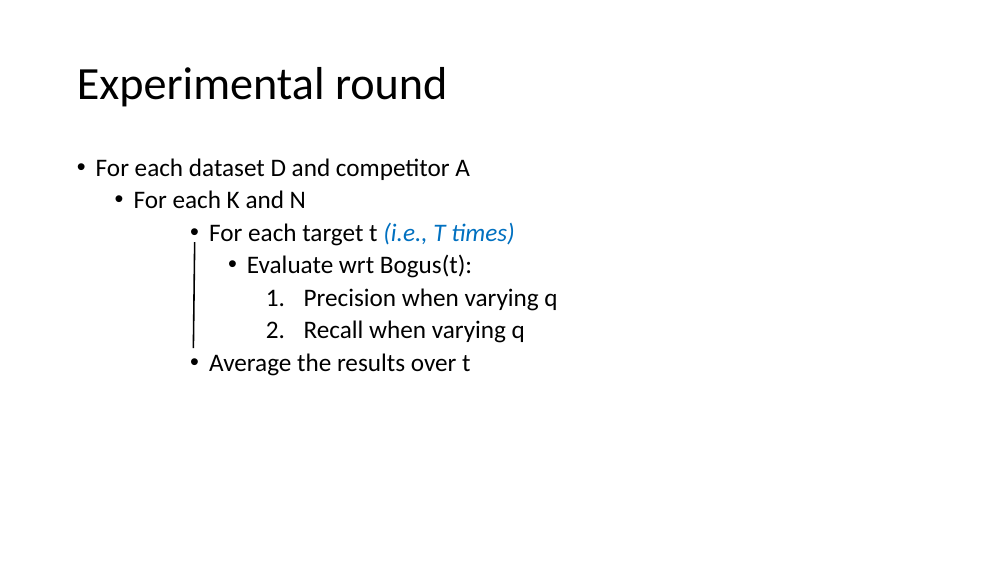
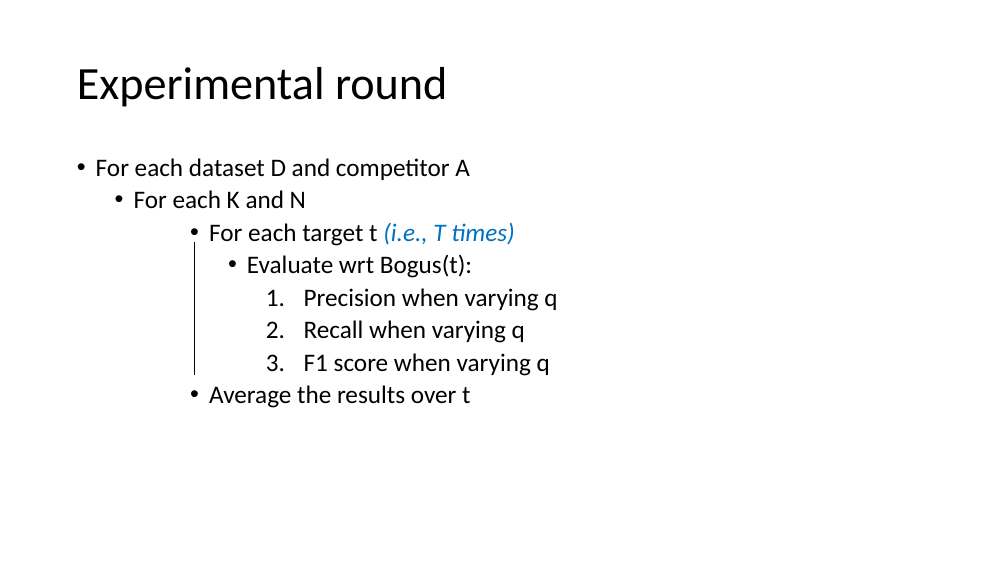
Before and after one commit to rzlll/DataMining, a slide deck: slide 12 of reports/Discussion.pptx. Drawn at 1008x567 pixels with LibreOffice and Linux fonts; fonts in the diff are those of the drawing. Boxes give left, top, right and bottom in pixels: in the first picture for what was removed or moved away, otherwise in the second. Text is boxed around its words. In the diff, an @@ line names an element or a change of style, - is before the commit and + after.

```diff
--- a/reports/Discussion.pptx
+++ b/reports/Discussion.pptx
@@ line moved from (195, 242) - (194, 348) to (195, 242) - (195, 376) @@
@@ text at [304, 353, 550, 376]: paragraph added @@
+          3. F1 score when varying q
```
Also in this commit, not shown: 2 other files.
